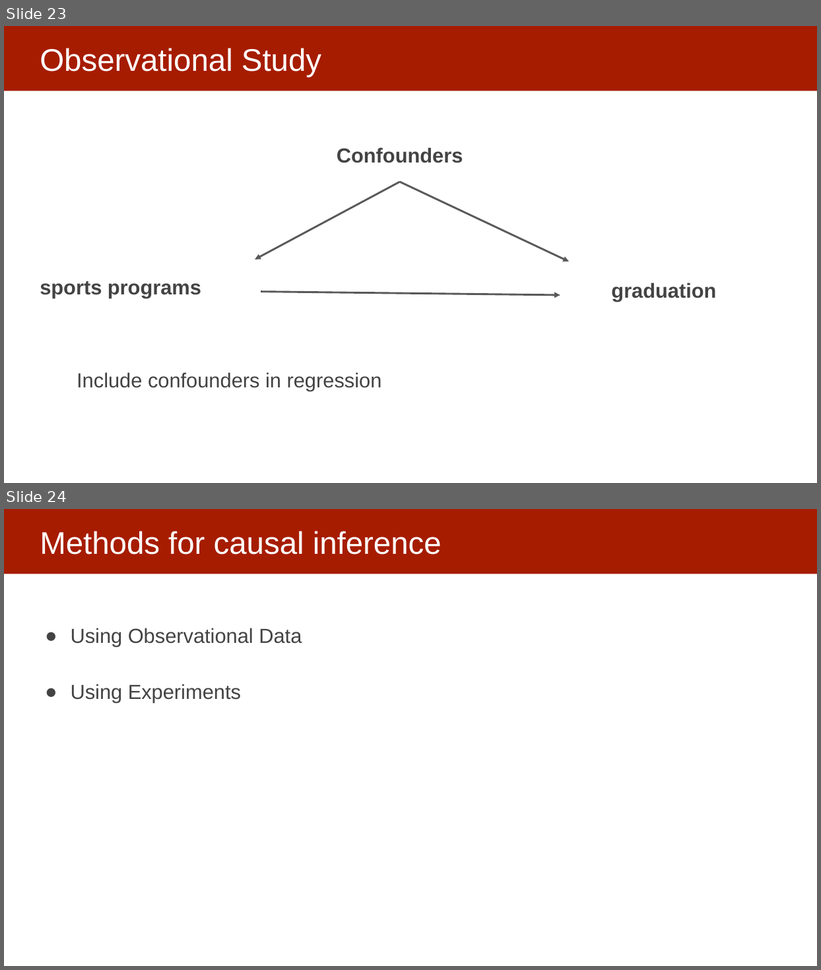
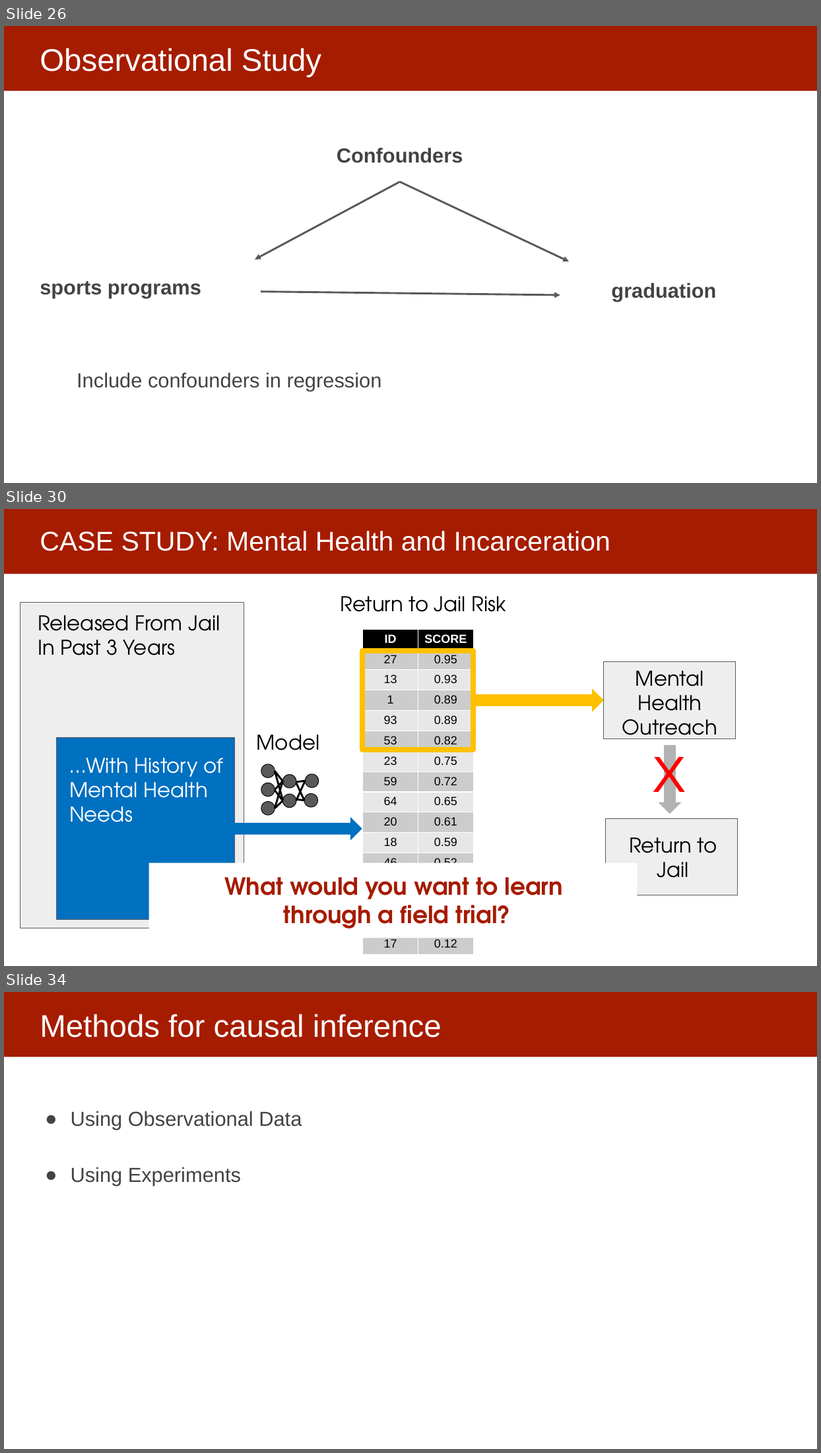
Before and after one commit to dssg/MLinPractice, a slide deck: Lectures/Lecture20-FieldValidation.pptx. Shown one above the other, each under a label of ours: slides 23 and 24 before the commit, slides 26, 30 and 34 after it; the slides between them are not shown. The pictures are 821x970 and 821x1453 pixels, drawn with LibreOffice and Linux fonts; fonts in the diff are those of the drawing. Boxes give left, top, right and bottom in pixels: in the first picture for what was removed or moved away, otherwise in the second. Text is boxed around its words. In the diff, an @@ line names an element or a change of style, - is before the commit and + after.

```diff
--- a/Lectures/Lecture20-FieldValidation.pptx
+++ b/Lectures/Lecture20-FieldValidation.pptx
@@ slide 30 added at box(4, 509, 817, 966), background #FFFFFF; not listed: 1 template element that a slide beside it also shows @@
@@ title added at box(40, 531, 611, 551), 32 pt, text #FFFFFF @@
+CASE STUDY: Mental Health and Incarceration
@@ rectangle added at box(20, 602, 244, 929), fill #EEEEEE, outline #595959 0.75 pt @@
@@ text added at box(341, 596, 506, 612), 24 pt, text #000000 @@
+Return to Jail Risk
@@ text added at box(38, 615, 220, 656), 24 pt, text #000000 @@
+Released From Jail
+In Past 3 Years
@@ table added at box(363, 629, 473, 955), 16 rows, 2 columns @@
+ID | SCORE
+27 | 0.95
+13 | 0.93
+1 | 0.89
+93 | 0.89
+53 | 0.82
+23 | 0.75
+59 | 0.72
+64 | 0.65
+20 | 0.61
+18 | 0.59
+46 | 0.52
+82 | 0.48
+49 | 0.37
+56 | 0.22
+17 | 0.12
@@ rectangle added at box(362, 651, 473, 750), outline #FFC000 6 pt @@
@@ rectangle added at box(604, 662, 737, 739), fill #EEEEEE, outline #595959 0.75 pt @@
@@ text added at box(622, 671, 717, 739), 24 pt, text #000000 @@
+Mental
+Health
+Outreach
@@ right arrow added at box(475, 689, 604, 712), fill #FFC000 @@
@@ rectangle added at box(56, 738, 234, 920), fill #0070C0, outline #595959 0.75 pt @@
@@ text added at box(257, 735, 320, 751), 24 pt, text #000000 @@
+Model
@@ right arrow added at box(658, 745, 681, 815), fill #B2B2B2 @@
@@ text added at box(69, 758, 223, 823), 24 pt, text #FFFFFF @@
+…With History of
+Mental Health
+Needs
@@ text added at box(653, 752, 686, 802), 60 pt, text #FF0000 @@
+X
@@ group added at box(261, 764, 319, 815): 10 lines, 7 ellipses @@
@@ right arrow added at box(234, 817, 362, 840), fill #0070C0 @@
@@ rectangle added at box(606, 819, 739, 896), fill #EEEEEE, outline #595959 0.75 pt @@
@@ text added at box(629, 838, 717, 878), 24 pt, text #000000 @@
+Return to
+Jail
@@ rectangle added at box(149, 863, 638, 939), fill #FFFFFF @@
@@ text added at box(225, 877, 563, 929), 28 pt, text #A61B00, bold @@
+What would you want to learn
+through a field trial?
@@ what was slide 23 is now slide 26 @@
@@ what was slide 24 is now slide 34 @@
```
Also in this commit, not shown: 4 slides changed, 9 other slides added.
